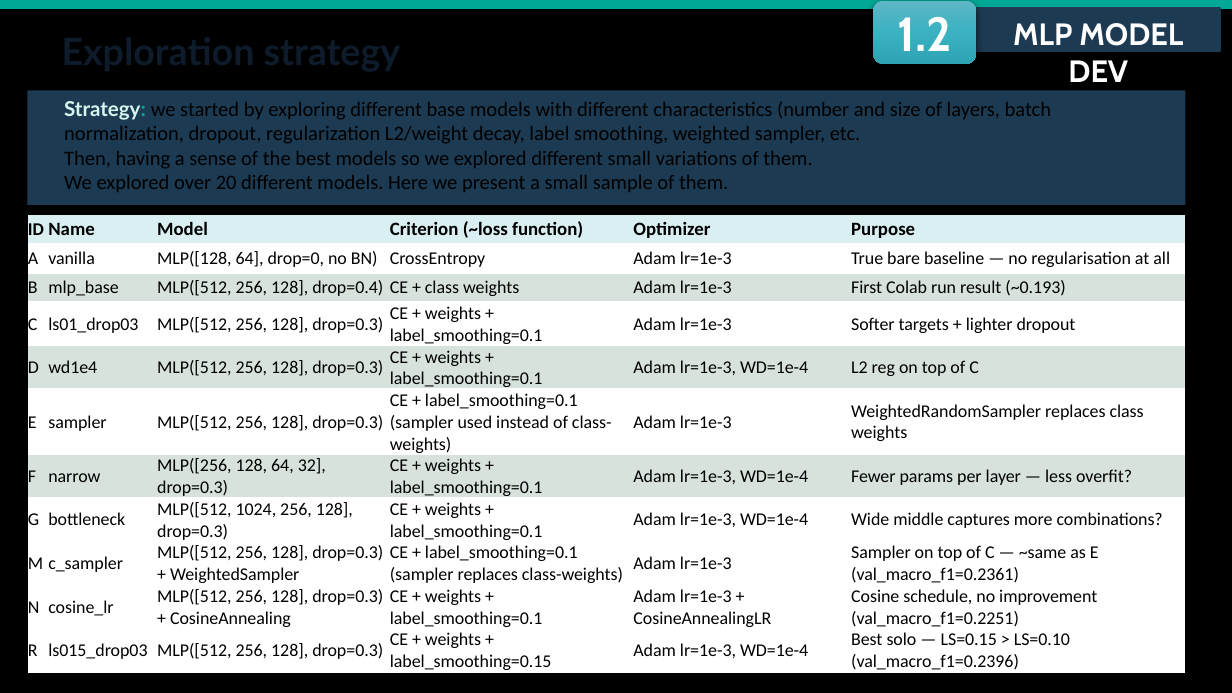
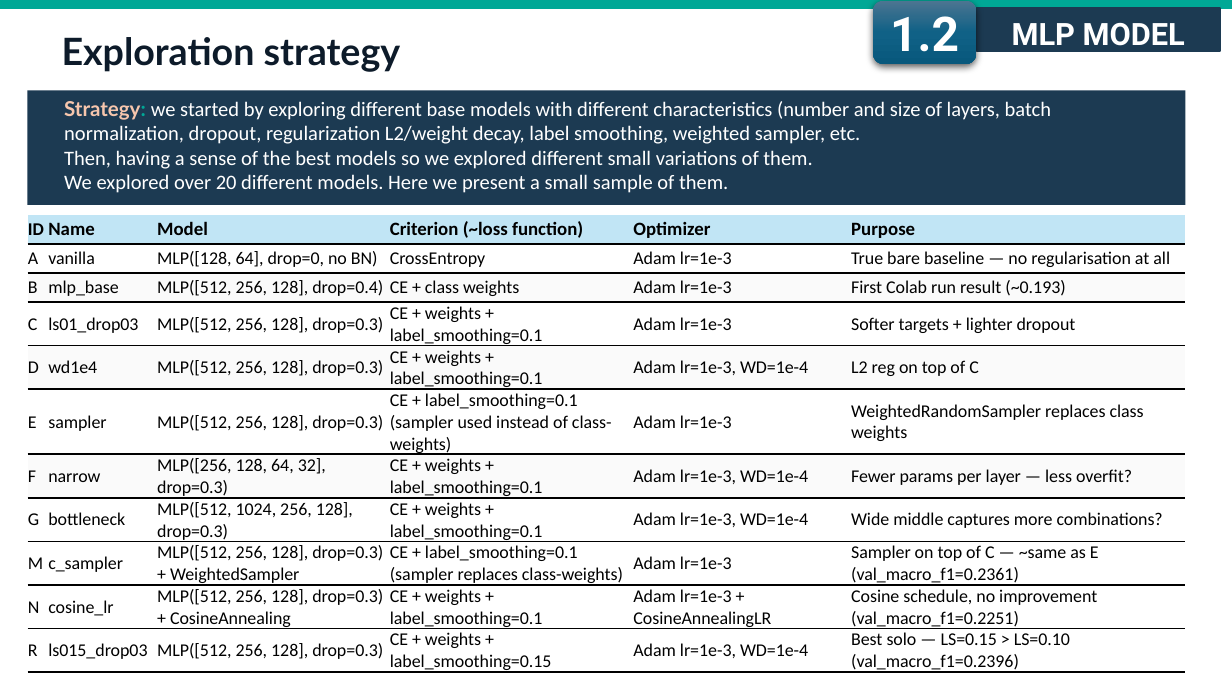
Before and after one commit to fmssilva/DL_Proj, a slide deck: slide 13 of assignment_1/task3/Task3_report.pptx. Drawn at 1232x693 pixels with LibreOffice and Linux fonts; fonts in the diff are those of the drawing. Boxes give left, top, right and bottom in pixels: in the first picture for what was removed or moved away, otherwise in the second. Text is boxed around its words. In the diff, an @@ line names an element or a change of style, - is before the commit and + after.

```diff
--- a/assignment_1/task3/Task3_report.pptx
+++ b/assignment_1/task3/Task3_report.pptx
@@ background #000000 to #FFFFFF @@
@@ rounded rectangle "1.2" at (873, 0, 977, 63): font Cabin to Roboto; fill gradient #5FB7C5 to #3BB3C3 to #2FA3B3 to gradient #4C7591 to #106287 to #09597D @@
@@ rectangle "MLP MODEL DEV" at (977, 9, 1221, 52): font Cabin to Roboto @@
@@ text added at (62, 37, 401, 72), 22 pt, text #0D1B2A, bold @@
+Exploration strategy
@@ text "Strategy: we started by exploring ..." at (64, 101, 1051, 193): text colour #D5F6EE to #F6C6AD in "Strategy:"; text colour #000000 to #FFFFFF @@
@@ table at (27, 214, 1186, 677) @@
@@ fill #D9EFF2 to #C1E5F5 in row 1 @@
@@ fill #D7E2DC to #FAFAFA in 18 cells @@
@@ borders changed @@
```
Also in this commit, not shown: 61 other slides changed, 2 other files.
